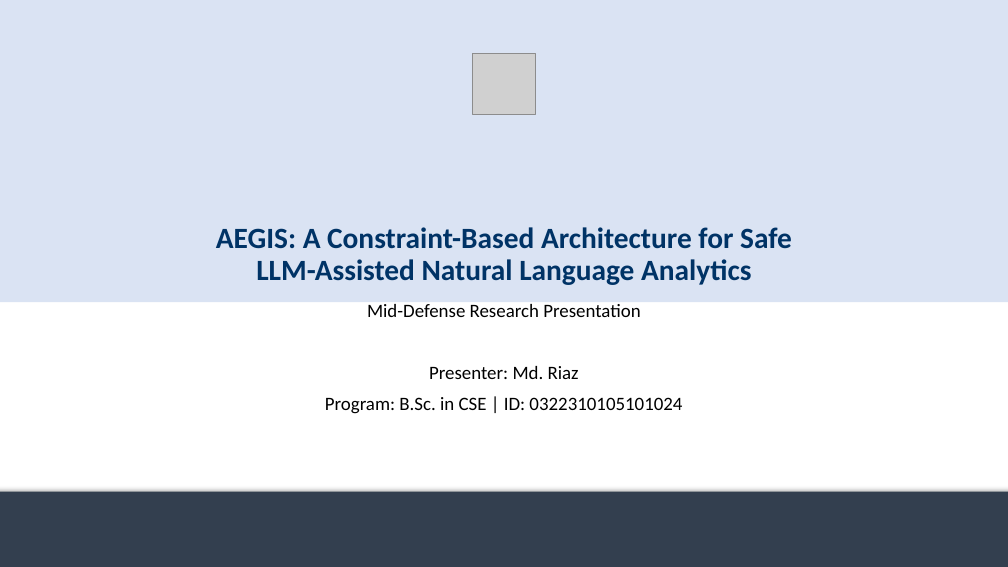
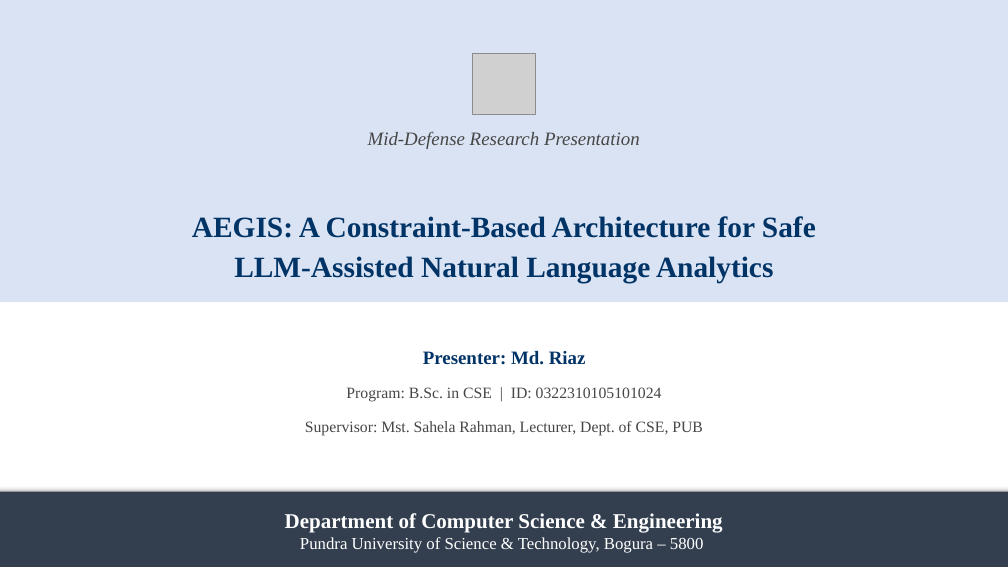
Before and after one commit to md-riaz/AEGIS-Research, a slide deck: slide 1 of docs/scripts/Md_Riaz_Mid_Defense_Final_0322310105101024.pptx. Drawn at 1008x567 pixels with LibreOffice and Linux fonts; fonts in the diff are those of the drawing; grey boxes stand for pictures. Boxes give left, top, right and bottom in pixels: in the first picture for what was removed or moved away, otherwise in the second. Text is boxed around its words. In the diff, an @@ line names an element or a change of style, - is before the commit and + after.

Commit message:
feat(presentation): fix template compliance and redesign mid-defense deck
Template compliance (docs/scripts/generate_riaz_presentation.py):
- Apply Times New Roman across every run to match the university
  template's typography instead of the default theme font.
- Clone the template's Date/Footer/SlideNumber placeholders onto every
  content slide (they were defined on the layout but never populated).
- Add the department/university affiliation line and supervisor credit
  (Mst. Sahela Rahman) to the title slide.
- Recolor the architecture diagram's accent green to the theme's
  actual accent6 (#70AD47).

Visual redesign:
- Rebuild the title slide layout: eyebrow line below the logo, title
  centered in the header band, presenter block spaced out in the white
  area below (previously all cramped into one dense paragraph).
- Rewrite add_bullet_text to render real typographic hierarchy -
  bold section headers, bold "Label:" lead-ins split from their
  descriptions, italic sub-detail lines, and monospace styling for the
  JSON snippet - replacing the old flat wall-of-text look.
- Add table styling helper (vertical-center, margins, zebra rows)
  across all four data tables.
- Center the 7-stage pipeline diagram and its legend on the slide, and
  fix an awkward mid-word wrap on stage 1's label.
- Swap "exhibit" for plainer student wording.

Regenerated the .pptx and re-rendered slides_rendered/*.PNG via
PowerPoint COM for the updated deck.

```diff
--- a/docs/scripts/Md_Riaz_Mid_Defense_Final_0322310105101024.pptx
+++ b/docs/scripts/Md_Riaz_Mid_Defense_Final_0322310105101024.pptx
@@ text added at <box>368,131,640,149</box>, 18 pt, text #464646, italic @@
+Mid-Defense Research Presentation
@@ title "AEGIS: A Constraint-Based Architecture for ...": place and size @@
-title "AEGIS: A Constraint-Based Architecture for ..." at <box>216,227,792,285</box>
+title "AEGIS: A Constraint-Based Architecture for ..." at <box>192,216,816,283</box>
@@ title "AEGIS: A Constraint-Based Architecture for ..." at <box>192,216,816,283</box>: font Calibri to Times New Roman; line spacing 0.9 to 1.15 @@
@@ subtitle at <box>367,304,640,317</box>: paragraph removed @@
-Mid-Defense Research Presentation
@@ subtitle "Presenter: Md. Riaz": place and size @@
-subtitle "Presenter: Md. Riaz" at <box>325,304,682,414</box>
+subtitle "Presenter: Md. Riaz" at <box>305,351,703,435</box>
@@ subtitle at <box>346,351,662,402</box>: font Calibri to Times New Roman in "Presenter: Md. Riaz", "Program: B.Sc. in CSE | ID: 0322310105101024"; text colour #000000 to #003366, bold on in "Presenter: Md. Riaz"; size 18 to 15 pt, text colour #000000 to #464646 in "Program: B.Sc. in CSE | ID: 0322310105101024"; more space between paragraphs @@
@@ subtitle at <box>305,421,703,435</box>: paragraph added @@
+Supervisor: Mst. Sahela Rahman, Lecturer, Dept. of CSE, PUB
@@ text added at <box>285,513,723,553</box>, 16 pt, text #FFFFFF @@
+Department of Computer Science & Engineering
+Pundra University of Science & Technology, Bogura – 5800
```
Also in this commit, not shown: 17 other slides changed, 19 other files.
